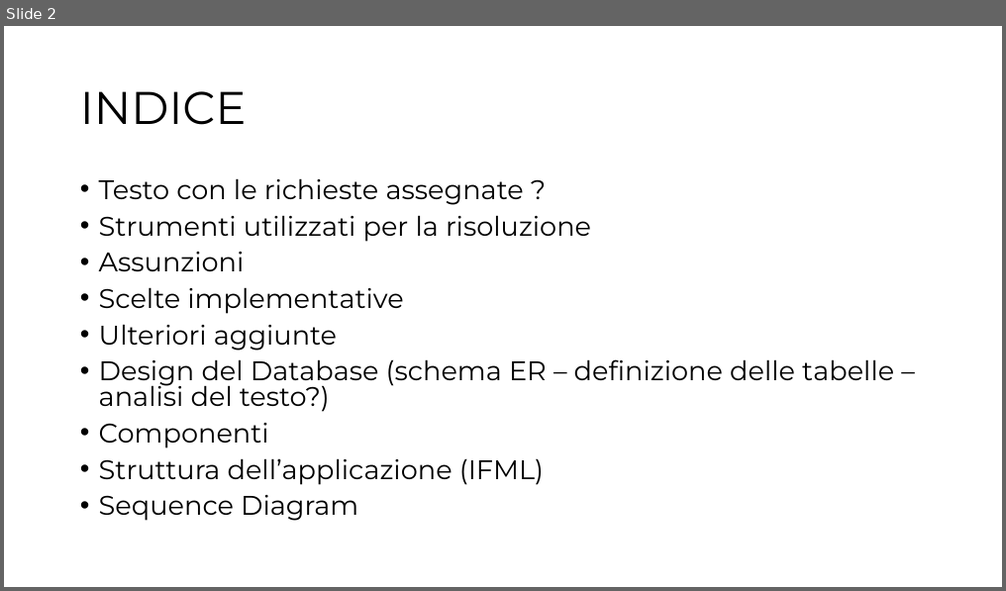
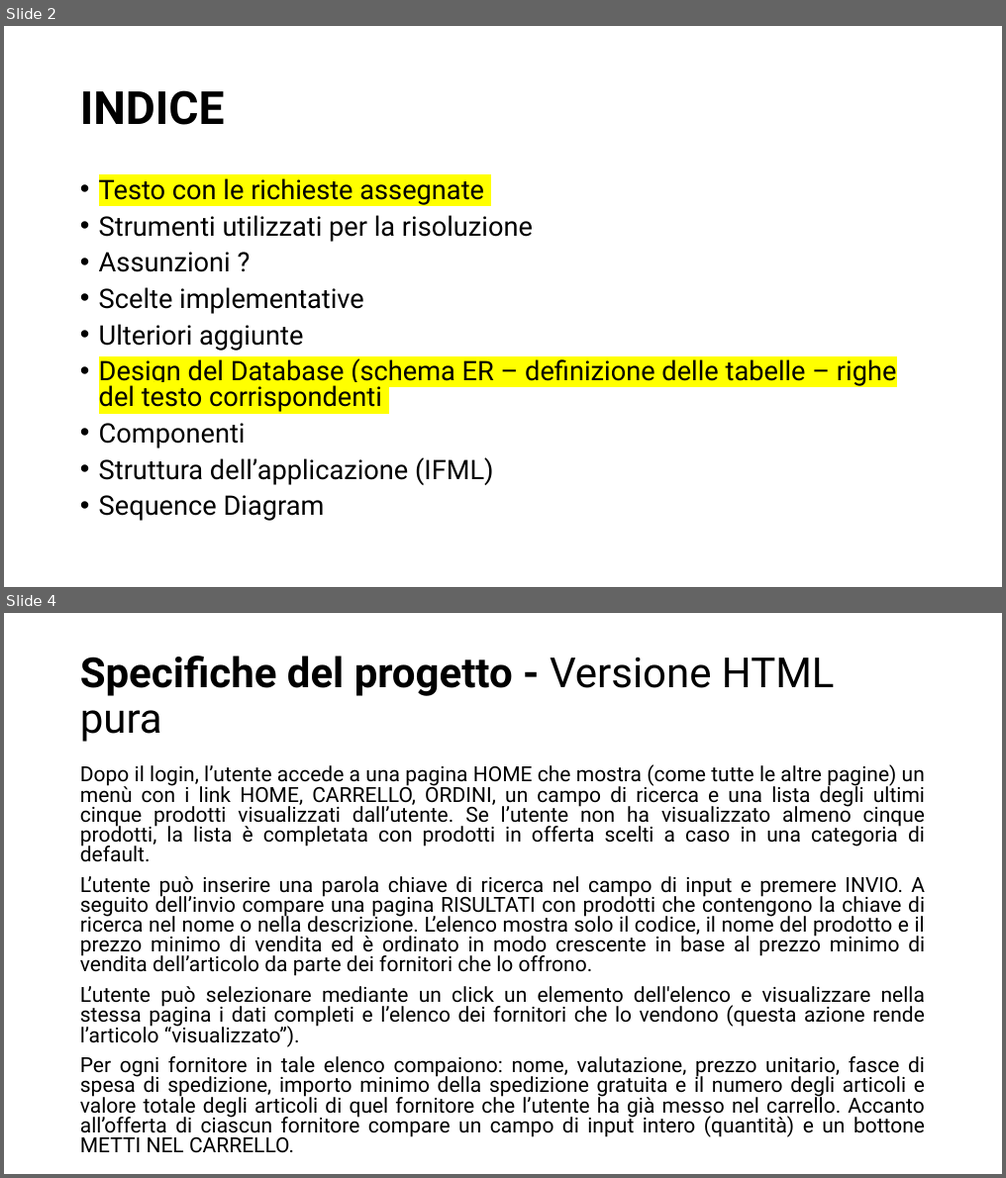
Before and after one commit to sofiamartellozzo/BigBang, a slide deck: docs/ideaPerLaPresentazione.pptx. Shown one above the other, each under a label of ours: slide 2 before the commit, slides 2 and 4 after it; the slides between them are not shown. The pictures are 1006x591 and 1006x1178 pixels, drawn with LibreOffice and Linux fonts; fonts in the diff are those of the drawing. Boxes give left, top, right and bottom in pixels: in the first picture for what was removed or moved away, otherwise in the second. Text is boxed around its words. In the diff, an @@ line names an element or a change of style, - is before the commit and + after.

```diff
--- a/docs/ideaPerLaPresentazione.pptx
+++ b/docs/ideaPerLaPresentazione.pptx
@@ slide 4 added at [4, 613, 1002, 1174], background #FFFFFF @@
@@ title added at [80, 656, 835, 742], 40 pt, text #000000, bold @@
+Specifiche del progetto - Versione HTML pura
@@ text added at [80, 764, 925, 1154], 20 pt, text #000000 @@
+Dopo il login, l’utente accede a una pagina HOME che mostra (come tutte le altre pagine) un menù con i link HOME, CARRELLO, ORDINI, un campo di ricerca e una lista degli ultimi cinque prodotti visualizzati dall’utente. Se l’utente non ha visualizzato almeno cinque prodotti, la lista è completata con prodotti in offerta scelti a caso in una categoria di default.
+L’utente può inserire una parola chiave di ricerca nel campo di input e premere INVIO. A seguito dell’invio compare una pagina RISULTATI con prodotti che contengono la chiave di ricerca nel nome o nella descrizione. L’elenco mostra solo il codice, il nome del prodotto e il prezzo minimo di vendita ed è ordinato in modo crescente in base al prezzo minimo di vendita dell’articolo da parte dei fornitori che lo offrono.
+L’utente può selezionare mediante un click un elemento dell'elenco e visualizzare nella stessa pagina i dati completi e l’elenco dei fornitori che lo vendono (questa azione rende l’articolo “visualizzato”).
+Per ogni fornitore in tale elenco compaiono: nome, valutazione, prezzo unitario, fasce di spesa di spedizione, importo minimo della spedizione gratuita e il numero degli articoli e valore totale degli articoli di quel fornitore che l’utente ha già messo nel carrello. Accanto all’offerta di ciascun fornitore compare un campo di input intero (quantità) e un bottone METTI NEL CARRELLO.
@@ slide 2 changed as well @@
@@ title "INDICE" at [80, 90, 225, 125]: font Montserrat to Roboto, bold on @@
@@ text at [99, 178, 484, 205]: text changed; font Montserrat to Roboto @@
-• Testo con le richieste assegnate ?
+• Testo con le richieste assegnate
@@ text at [99, 215, 533, 521]: font Montserrat to Roboto in "Strumenti utilizzati per la risoluzione", "Scelte implementative", "Ulteriori aggiunte", "Componenti" and 2 more places @@
@@ text at [99, 252, 231, 273]: text changed; font Montserrat to Roboto @@
-• Assunzioni
+• Assunzioni ?
@@ text at [99, 356, 896, 412]: text changed; font Montserrat to Roboto @@
-• Design del Database (schema ER – definizione delle tabelle – analisi del testo?)
+• Design del Database (schema ER – definizione delle tabelle – righe del testo corrispondenti
```
Also in this commit, not shown: 1 other slide changed, 12 other slides added.
